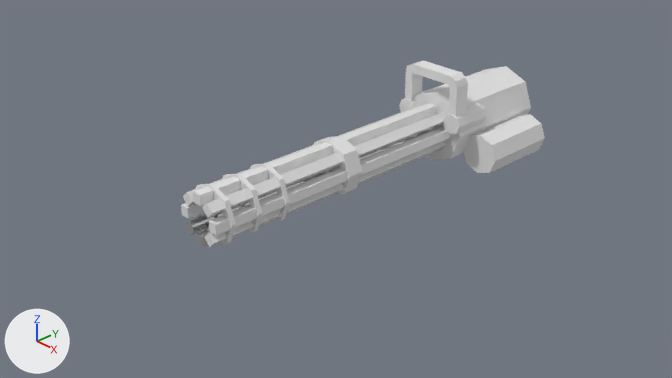
The Blender file models/gatling.blend: old version first, new version second.
Rendered twice from the file's camera 'Camera'. Every picture has the same lights, and +X, +Y and +Z are marked at lower left.

In view in the first picture: 'MinigunBarrel', 'MinigunBase'.
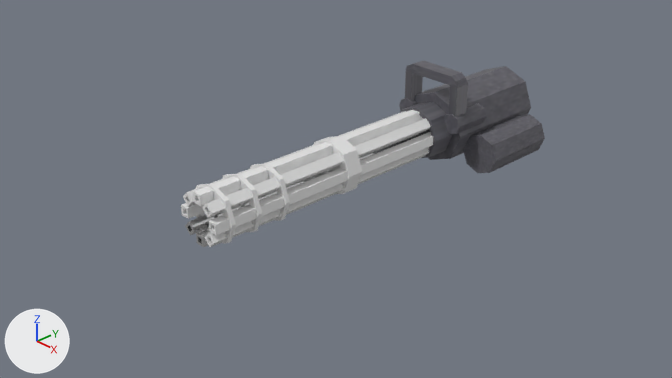
Where the change shows, as pixel boxes [x1, y1, x2, y2] in the pictures (672 x 378 px):
```json
{"part": 1, "of": "me_cube_012", "change": "built on", "before": [414, 93, 460, 160], "after": [400, 93, 460, 160]}
{"part": 2, "of": "me_cube_012", "change": "recoloured", "before": [399, 60, 545, 173], "after": [399, 60, 545, 173]}
```

Scene script edits in JSON lines:
```json
{"op": "add", "block": "img_glock_png", "code": ["img_glock_png = load_image('glock.png', 'textures/glock.png', 256, 256, 'sRGB')"]}
{"op": "add", "block": "mat_material_007", "code": ["mat_material_007 = principled_material('Material.007')", "mat_material_007.texture = img_glock_png"]}
{"block": "me_cube_012", "where": "# used by ob_minigunbase; location = (0.0, 2.491, 0.0); scale = (0.476, 0.756, 0.476)"}
{"op": "remove", "block": "me_cube_012", "code": "me_cube_012.from_pydata(...)  # 96 vertices, 86 faces; spans x -1.09..1.88, y -1.11..1.0, z -1.11..1.67"}
{"op": "add", "block": "me_cube_012", "code": "me_cube_012.from_pydata(...)  # 128 vertices, 118 faces; spans x -1.09..1.88, y -1.43..1.0, z -1.11..1.67"}
{"block": "me_cube_012", "change": "me_cube_012 part 1"}
{"block": "me_cube_012", "change": "1 vertex is removed from x 0.0, y -1.0, z 0.0"}
{"block": "me_cube_012", "change": "4 faces are deleted"}
{"block": "me_cube_012", "change": "17 vertices are added at x -0.74..0.74, y -1.43..0.11, z -0.74..0.74"}
{"block": "me_cube_012", "change": "8 new vertices lie (0.0, 1.54, 0.0) away from vertices in x -0.62..0.62, y -1.43, z -0.62..0.62"}
{"block": "me_cube_012", "change": "8 new vertices lie (0.0, 0.43, 0.0) away from vertices in x -0.74..0.74, y -1.43, z -0.74..0.74"}
{"block": "me_cube_012", "change": "36 new faces join them"}
{"block": "me_cube_012", "change": "me_cube_012 part 2: 82 faces spanning x -1.09..1.88, y -1.11..1.0, z -1.11..1.67 switch from no material to mat_material_007 (picture img_glock_png)"}
```
